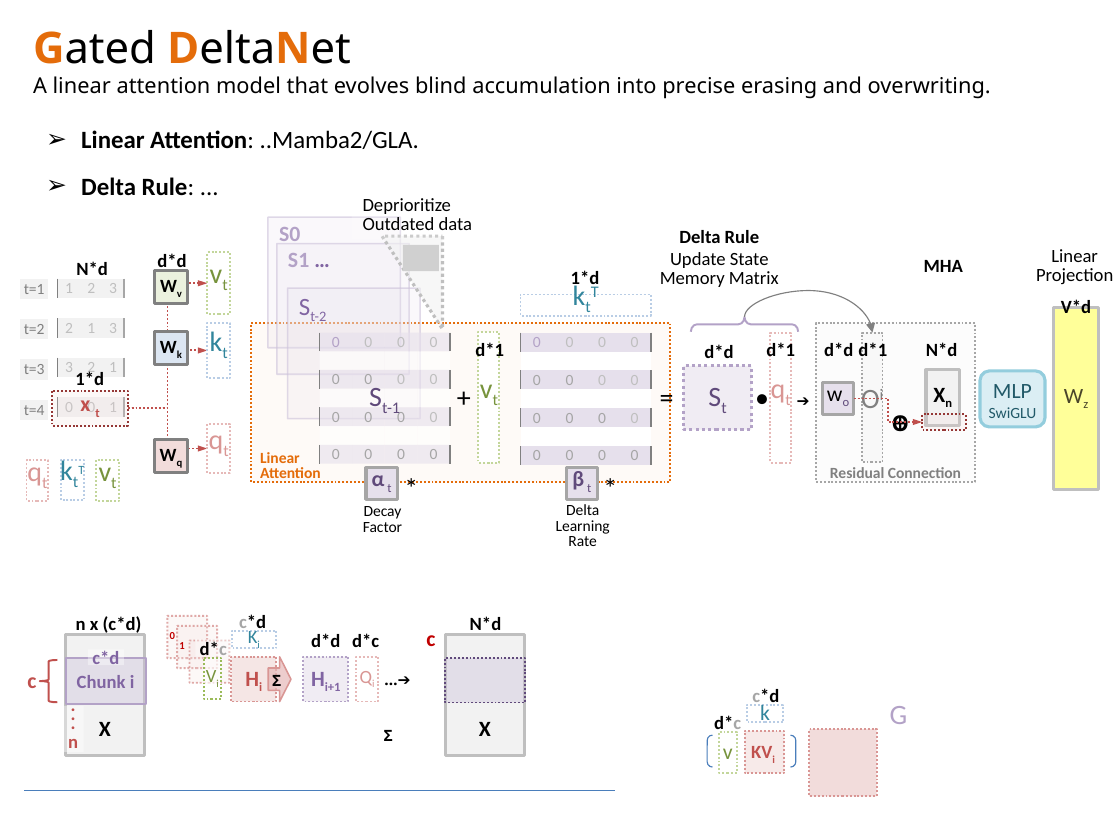
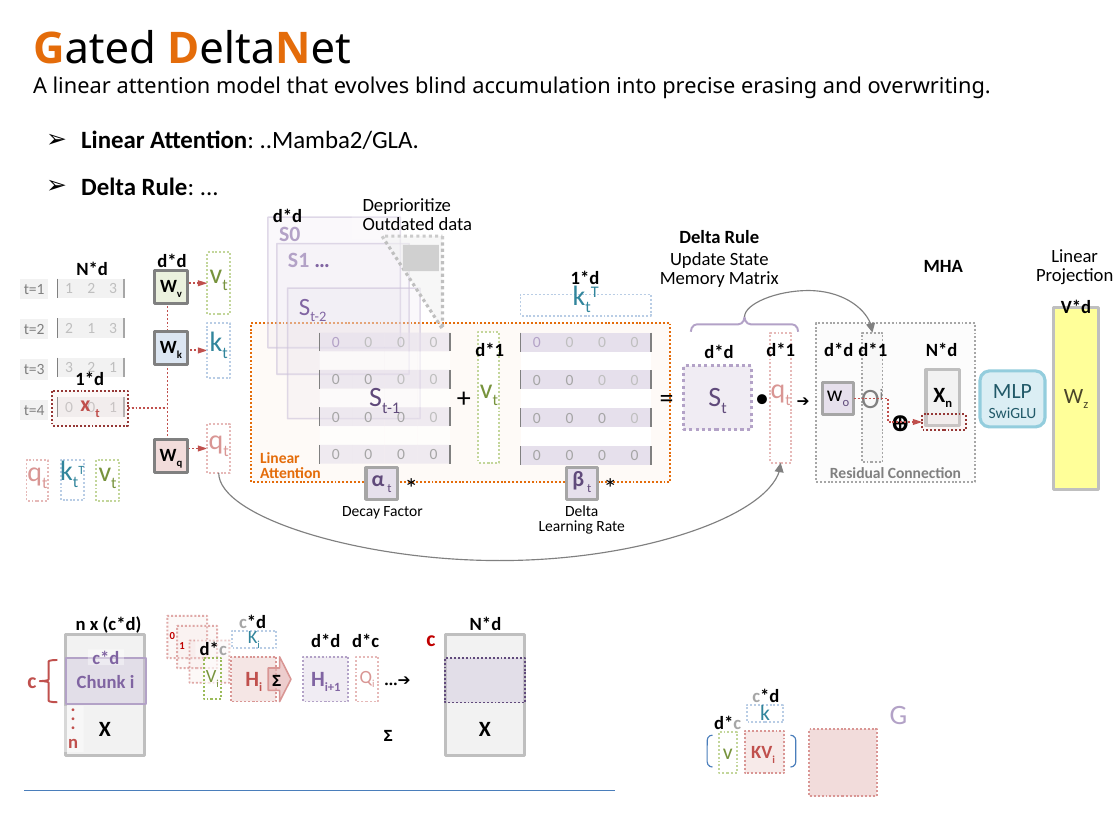
Before and after one commit to navibator/crazy-ai, a slide deck: slide 4 of temp.pptx. Drawn at 1120x840 pixels with LibreOffice and Linux fonts; fonts in the diff are those of the drawing; grey boxes stand for pictures. Boxes give left, top, right and bottom in pixels: in the first picture for what was removed or moved away, otherwise in the second. Text is boxed around its words. In the diff, an @@ line names an element or a change of style, - is before the commit and + after.

```diff
--- a/temp.pptx
+++ b/temp.pptx
@@ text added at [273,208,302,228], 12 pt, text #000000, bold @@
+d*d
@@ curved arrow added from (218, 473) to (781, 463), #808080 0.75 pt @@
@@ text at [342,506,422,519]: text changed @@
-Decay
-Factor
+Decay Factor
@@ text "Delta": place and size @@
-text "Delta" at [556,504,610,546]
+text "Delta" at [539,505,624,534]
@@ text at [539,520,624,534]: text changed @@
-Learning
-Rate
+Learning Rate
```
Also in this commit, not shown: 1 other slide changed, 2 slides added, 1 other file.
